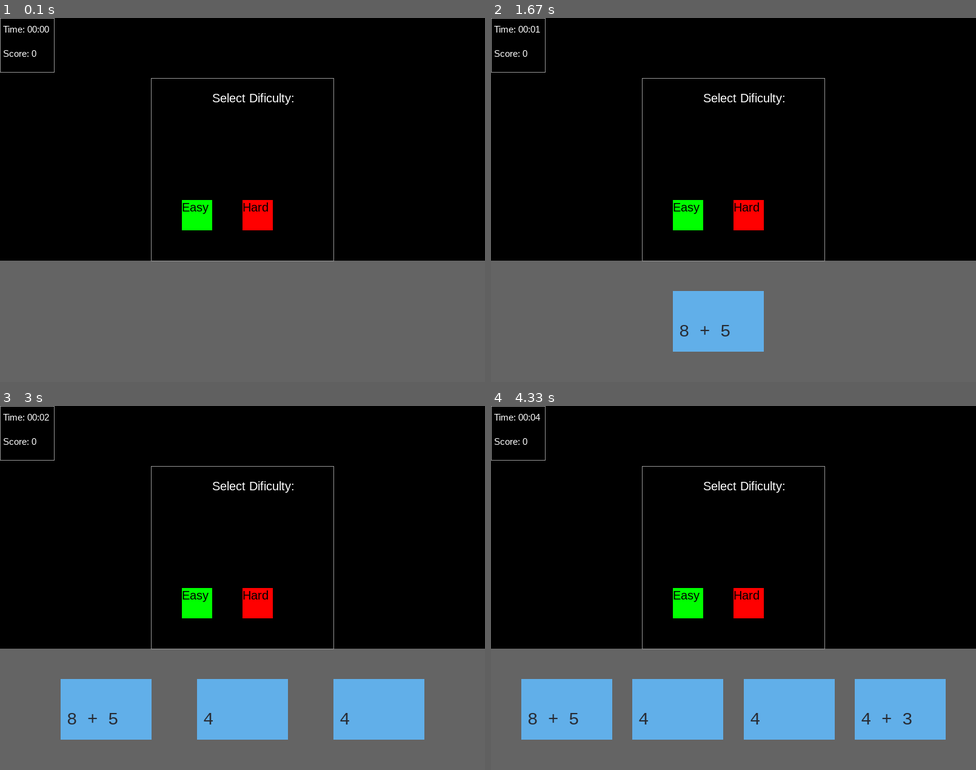
Above: before the commit, frames 1-4 (two rows, left to right).
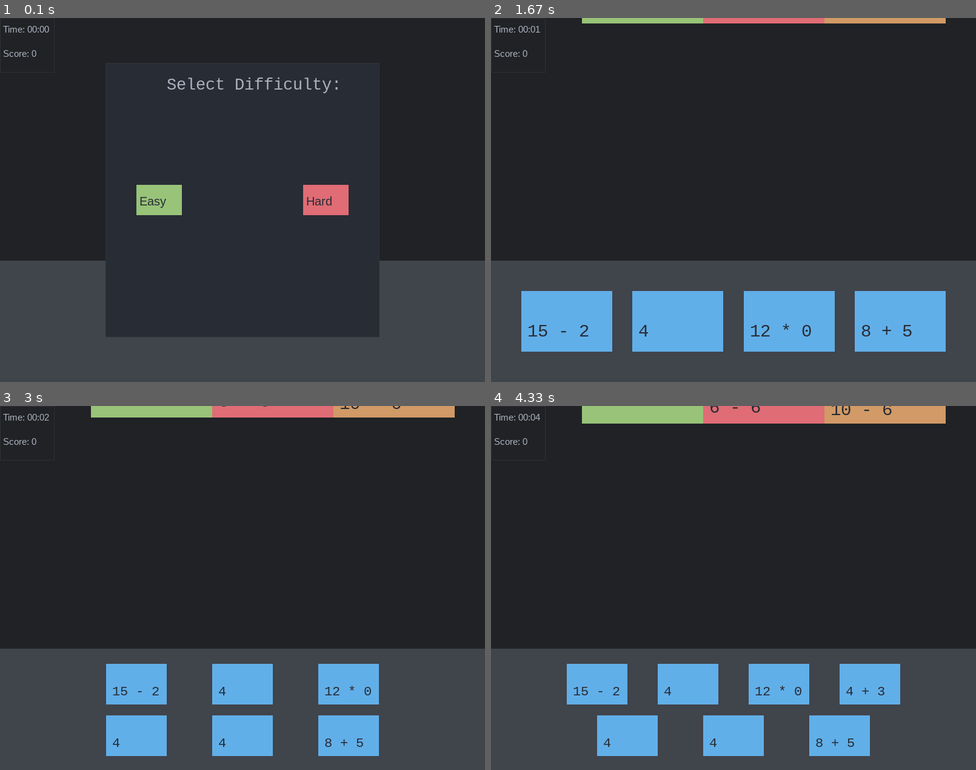
Above: after the commit, the same moments.

Repository: alexmeier2828/SoftwareEngineering
Game: pygame game, started from Prototype/main.py
Two runs of this game, one before a commit and one after it. Both use one fixed random seed, a clock stepped at 60 frames per second and the inputs below.
Inputs (mouse positions are in pixels of both pictures, inside the frame that each line leads up to):
- Up to frame 1 (0.1 s): no input
- Up to frame 2 (1.67 s): press the mouse at (815, 200) at 0.37 s; move the mouse to (699, 243) at 0.47 s; release the mouse at (583, 287) at 0.6 s; press the mouse at (597, 320) at 0.7 s; move the mouse to (617, 196) at 0.8 s; release the mouse at (636, 68) at 0.93 s; tap A at 1 s
- Up to frame 3 (3 s): tap A at 1.83, 2.67 s
- Up to frame 4 (4.33 s): tap A at 3.5 s

The runs differ from the first frame. In frame 1, 100% of the frame differs, in the area x 0-100%, y 0-100%; in frame 2, 98%; in frame 3, 96%; in frame 4, 95%.

Commit message:
more small improvements

Diff:
--- a/Prototype/main.py
+++ b/Prototype/main.py
@@ -125,6 +125,7 @@
                         for i in range(0, len(buckets)):
                             if buckets[i].rect.colliderect(hand.selected_piece().rect) and buckets[i].value == hand.selected_piece().value:
                                 playfield.remove(i)
+                                playfield.speed += 0.01
                                 hand.remove(hand.selected)
                                 scoreKeeper.increment(buckets[i].value) #increment score by 10
                                 foundMatch = True
@@ -150,8 +151,8 @@
 
 
         #draw graphics
-        screen.fill(BLACK)
-        pygame.draw.rect(screen, (100, 100, 100), HAND_AREA)
+        screen.fill((32, 34, 37))
+        pygame.draw.rect(screen, (64, 68, 75), HAND_AREA)
 
         drawScoreAndTime()
         if game_finished:
--- a/Prototype/menu.py
+++ b/Prototype/menu.py
@@ -10,19 +10,19 @@
     def draw(self, screen):
         font = pygame.font.SysFont('Arial', 20)
         pygame.draw.rect(screen, self.color, self.rect)
-        screen.blit(font.render(self.string, True, Colors.BLACK), (self.rect.x, self.rect.y ) )
+        screen.blit(font.render(self.string, True, Colors.BLACK), (self.rect.x + 5, self.rect.y + self.rect.height * .3 ) )
 
 
 class Menu:
-    menu_rect = pygame.Rect(250, 100, 300, 300)
-    border_rect = pygame.Rect(249, 99, 302, 302)
-    easy = MenuButton(pygame.Rect(menu_rect.x + 50, menu_rect.y + 200, 50, 50), Colors.GREEN, "Easy")
-    hard = MenuButton(pygame.Rect(menu_rect.x + 150, menu_rect.y + 200, 50, 50), Colors.RED, "Hard")
+    menu_rect = pygame.Rect(175, 75, 450, 450)
+    border_rect = pygame.Rect(174, 74, 452, 452)
+    easy = MenuButton(pygame.Rect(menu_rect.x + 50, menu_rect.y + 200, 75, 50), Colors.GREEN, "Easy")
+    hard = MenuButton(pygame.Rect(menu_rect.right - 125, menu_rect.y + 200, 75, 50), Colors.RED, "Hard")
 
     def draw(screen):
-        font = pygame.font.SysFont('Arial', 20)
+        font = pygame.font.SysFont('Ubuntu Mono', 30)
         pygame.draw.rect(screen, Colors.GREY, Menu.border_rect) #This is kindof gross but its the only way I could find to get fileld rectangle with a border
         pygame.draw.rect(screen, Colors.BLACK, Menu.menu_rect)
-        screen.blit(font.render("Select Dificulty:", True, Colors.WHITE), (Menu.menu_rect.x + 100, Menu.menu_rect.y + 20))
+        screen.blit(font.render("Select Difficulty:", True, Colors.WHITE), (Menu.menu_rect.x + 100, Menu.menu_rect.y + 20))
         Menu.easy.draw(screen)
         Menu.hard.draw(screen)
--- a/Prototype/rectangle.py
+++ b/Prototype/rectangle.py
@@ -2,18 +2,9 @@
 from random import seed
 from random import randint
 from datetime import datetime
+from style import Colors
 
-BLACK = (40, 44, 52)
-WHITE = (171, 178, 191)
-
-PURPLE = (198, 120, 221)
-GREEN  = (152, 195, 121)
-ORANGE = (209, 154, 102)
-BLUE   = ( 97, 175, 233)
-RED    = (224, 108, 117)
-GOLD   = (229, 192, 123)
-
-colors = [RED, GREEN, ORANGE, GOLD, PURPLE]
+colors = [Colors.RED, Colors.GREEN, Colors.ORANGE, Colors.GOLD, Colors.PURPLE, Colors.AQUA]
 
 seed(datetime.now())
 
@@ -63,7 +54,7 @@
         else:
             font = pygame.font.SysFont('Ubuntu Mono', 24)
         pygame.draw.rect(screen, self.color, self.rect)
-        screen.blit(font.render(self.equation, True, BLACK), (self.rect.x + 10, self.rect.y + self.rect.height * 0.5) )
+        screen.blit(font.render(self.equation, True, Colors.BLACK), (self.rect.x + 10, self.rect.y + self.rect.height * 0.5) )
 
 def new_rectangle_pair(hard, r1, r2):
     if hard:
@@ -73,14 +64,14 @@
 
 def new_easy_rectangle_pair(r1, r2):
     val = randint(0, 13)
-    color = randint(0, 4)
+    color = randint(0, 5)
     bucket = EquationRect(r1, colors[color], easy_equations[val][randint(0, len(easy_equations[val]) - 1)], val, False)
-    rect = EquationRect(r2, BLUE, easy_equations[val][randint(0, len(easy_equations[val]) - 1)], val, True)
+    rect = EquationRect(r2, Colors.BLUE, easy_equations[val][randint(0, len(easy_equations[val]) - 1)], val, True)
     return (bucket, rect)
 
 def new_hard_rectangle_pair(r1, r2):
     val = randint(0, 13)
-    color = randint(0, 4)
+    color = randint(0, 5)
     bucket = EquationRect(r1, colors[color], hard_equations[val][randint(0, len(hard_equations[val]) - 1)], val, False)
-    rect = EquationRect(r2, BLUE, hard_equations[val][randint(0, len(hard_equations[val]) - 1)], val, True)
+    rect = EquationRect(r2, Colors.BLUE, hard_equations[val][randint(0, len(hard_equations[val]) - 1)], val, True)
     return (bucket, rect)
--- a/Prototype/style.py
+++ b/Prototype/style.py
@@ -1,7 +1,12 @@
 class Colors:
-    BLACK = (  0,   0,   0)
-    WHITE = (255, 255, 255)
-    GREY  = (150, 150, 150)
-    RED   = (255,   0,   0)
-    GREEN = (  0, 255,   0)
-    BLUE  = (  0,   0, 255)
+    BLACK = (40, 44, 52)
+    WHITE = (171, 178, 191)
+    GREY  = (47, 49, 54)
+
+    PURPLE = (198, 120, 221)
+    GREEN  = (152, 195, 121)
+    ORANGE = (209, 154, 102)
+    BLUE   = ( 97, 175, 233)
+    RED    = (224, 108, 117)
+    GOLD   = (229, 192, 123)
+    AQUA   = (127, 255, 212)
